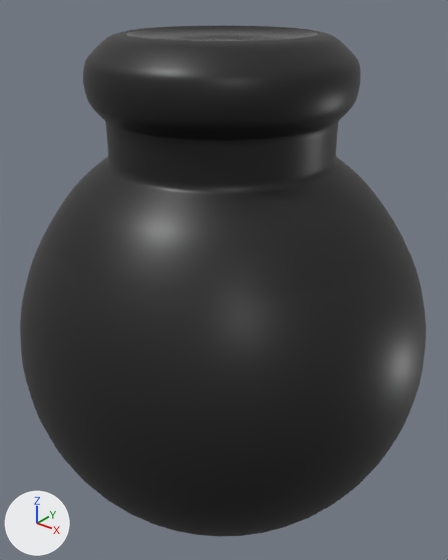
What one commit did to the FBX model interface/resources/meshes/controller/touch/touch_l_joystick.fbx.
Camera for both pictures: a 50 mm camera at (0.0315, -0.0346, 0.0111) aimed at (0.0074, -0.0045, -0.0075). The axes (+X, +Y, +Z) are drawn at lower left. The lights are the same throughout.

Names of what the first picture shows: 'main_trigger_PLY.004'.
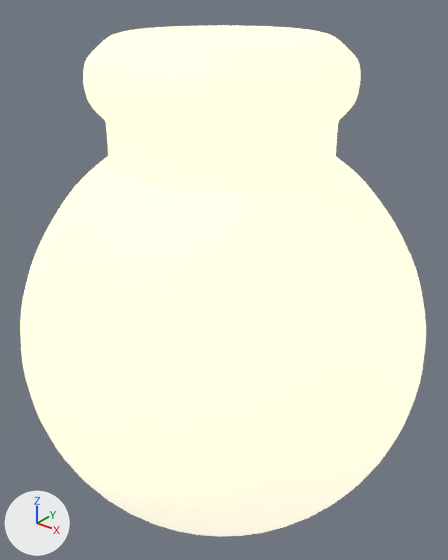
Commit message: Fix emissive channel on touch models

Boxes [x1, y1, x2, y2] around the edits, measured in the pictures (448 x 560 px):
part 1 of me_untitled_011, recoloured (grey to white): [126, 27, 317, 41] in both
part 2 of me_untitled_011, recoloured (black to white): [20, 25, 426, 537] in both

Patch to the scene script:
```diff
--- a/interface/resources/meshes/controller/touch/touch_l_joystick.fbx.py
+++ b/interface/resources/meshes/controller/touch/touch_l_joystick.fbx.py
@@ img_l_controller_highlight_dif_jpg @@
+img_l_controller_highlight_dif_jpg = load_image('L_controller-highlight_DIF.jpg', '_unpacked/L_controller-highlight_DIF.jpg', 768, 768, 'Non-Color')
@@ mat_highlight @@
+mat_highlight = bpy.data.materials.new('highlight')
+# uses the picture img_l_controller_highlight_dif_jpg
@@ me_untitled_011 @@
 me_untitled_011.from_pydata(...)  # 3098 vertices, 3096 faces; spans x -0.0061..0.0213, y -0.0184..0.0088, z -0.0249..0.0084
 # used by ob_main_trigger_ply_004; location = (0.0, 0.0, 0.0)
+# me_untitled_011 part 1: all 240 faces that had it switch from mat_gloss to mat_highlight
+# me_untitled_011 part 2: all 2856 faces that had it switch from mat_body to mat_highlight
```
